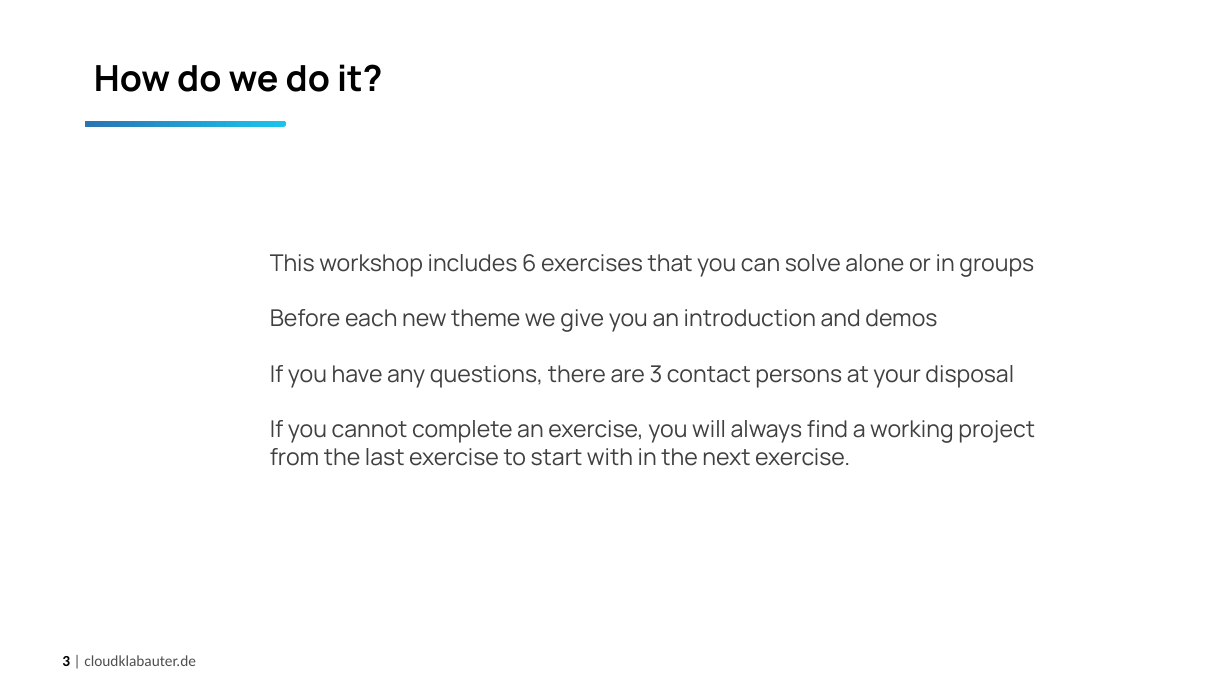
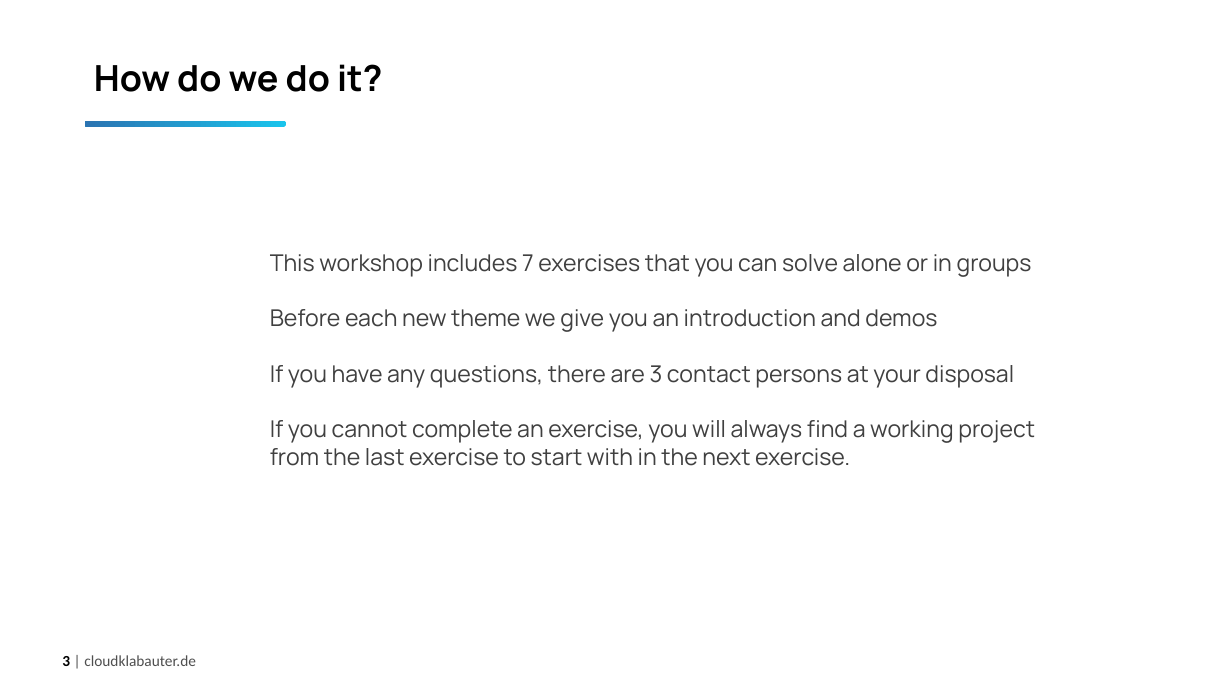
Before and after one commit to CloudKlabauter/HotChocolateWorkshop, a slide deck: slide 3 of slides/HotChocolate_Part_1.pptx. Drawn at 1232x693 pixels with LibreOffice and Linux fonts; fonts in the diff are those of the drawing; background and template pictures are left out. Boxes give left, top, right and bottom in pixels: in the first picture for what was removed or moved away, otherwise in the second. Text is boxed around its words. In the diff, an @@ line names an element or a change of style, - is before the commit and + after.

Commit message:
Update Slide Deck I

```diff
--- a/slides/HotChocolate_Part_1.pptx
+++ b/slides/HotChocolate_Part_1.pptx
@@ text at [270,254,1032,277]: text changed @@
-This workshop includes 6 exercises that you can solve alone or in groups
+This workshop includes 7 exercises that you can solve alone or in groups
```
